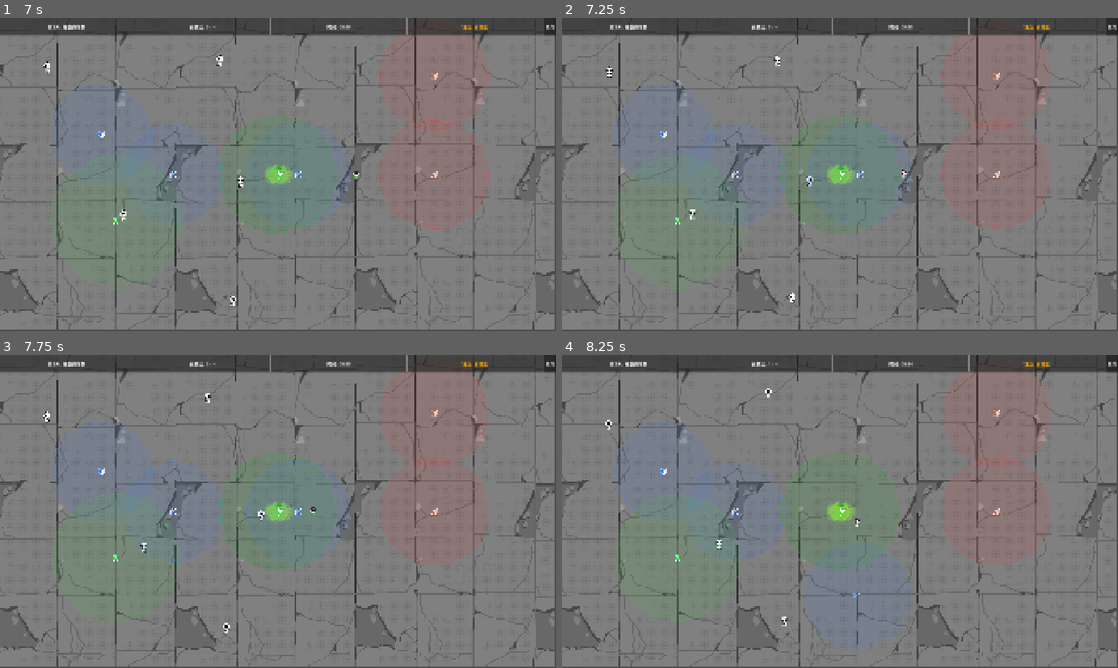
Above: before the commit, frames 1-4 (two rows, left to right).
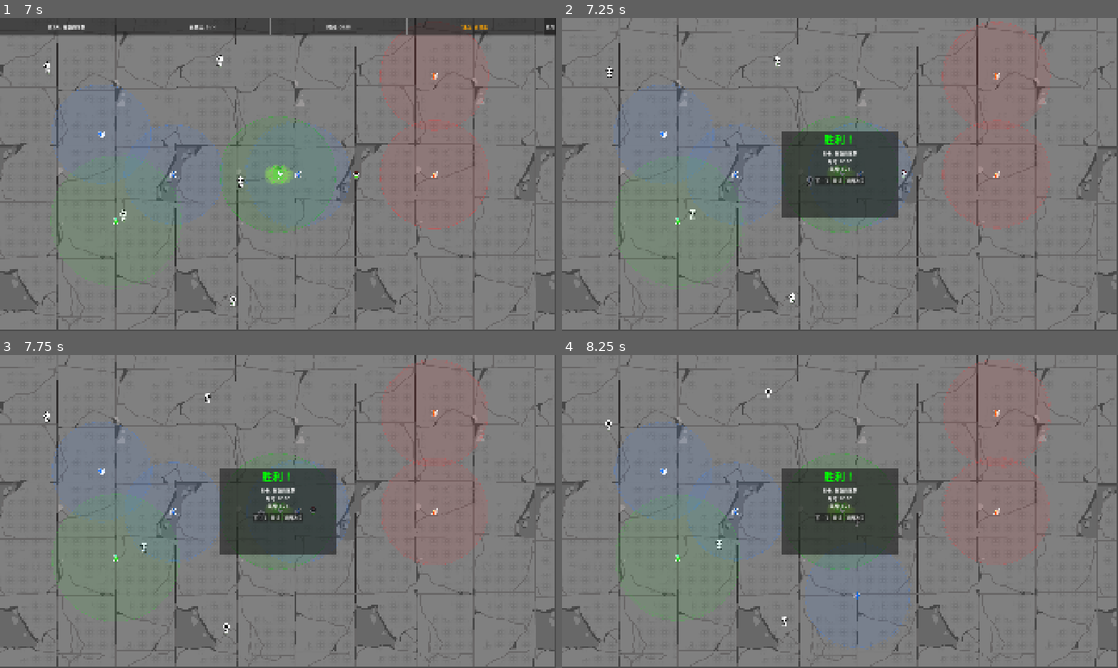
Above: after the commit, the same moments.

Repository: kunk70352-png/Safe-Anchor
Game: Godot game, scene res://src/main/main.tscn
Two runs of this game, one before a commit and one after it. Both use one fixed random seed, a clock stepped at 60 frames per second and the inputs below.
Inputs:
- Up to frame 1 (7 s): click "开始游戏" at 0.5 s; click "第1关: 初次救援 目标: 3人 | 时间: 60s" at 1.25 s; click "放弃" at 2 s; click "第2关: 分散的羊群 目标: 4人 | 时间: 60s" at 2.75 s; hold D (move_right) 3.53-4.28 s; tap Space (charge_throw) every 0.75 s from 3.6 to 6.6 s; hold S (move_down) 4.28-5.03 s; hold D (move_right) 5.03-5.78 s; hold W (move_up) 5.78-6.53 s; hold A (move_left) from 6.53 s (still down)
- Up to frame 2 (7.25 s): keep holding A (move_left); tap K (debug_skip, bound only after the commit) at 7.15 s
- Up to frame 3 (7.75 s): keep holding A (move_left); tap Space (charge_throw) at 7.35 s
- Up to frame 4 (8.25 s): release A (move_left) at 8.03 s; hold S (move_down) from 8.03 s (still down); tap Space (charge_throw) at 8.1 s

Frame 1 is identical in both runs. In frame 2, 11% of the frame differs, in the area x 0-100%, y 0-64%; in frame 3, 11%; in frame 4, 11%.

Commit message:
K键调试跳过当前关卡

Diff:
--- a/project.godot
+++ b/project.godot
@@ -53,6 +53,11 @@
 "events": [Object(InputEventKey,"resource_local_to_scene":false,"resource_name":"","device":-1,"window_id":0,"alt_press …(191 unchanged characters)…
 ]
 }
+debug_skip={
+"deadzone": 0.5,
+"events": [Object(InputEventKey,"resource_local_to_scene":false,"resource_name":"","device":-1,"window_id":0,"alt_pressed":false,"shift_pressed":false,"ctrl_pressed":false,"meta_pressed":false,"pressed":false,"keycode":0,"physical_keycode":75,"key_label":0,"unicode":107,"location":0,"echo":false,"script":null)
+]
+}
 
 [layer_names]
 
--- a/src/main/main.gd
+++ b/src/main/main.gd
@@ -18,6 +18,25 @@
 	_load_levels()
 	_connect_signals()
 	_show_title()
+
+
+func _input(event: InputEvent) -> void:
+	if event.is_action_pressed("debug_skip"):
+		_debug_complete_level()
+
+
+func _debug_complete_level() -> void:
+	if not GameManager.is_level_active:
+		return
+	var stats := {
+		"level": GameManager.current_level_data.level_number,
+		"level_name": GameManager.current_level_data.level_name,
+		"time_elapsed": 0.0,
+		"time_limit": GameManager.current_level_data.time_limit,
+		"rescued": GameManager.current_level_data.target_rescued,
+		"target": GameManager.current_level_data.target_rescued,
+	}
+	GameManager.level_completed.emit(stats)
 
 
 func _show_title() -> void:
Not shown, added: src/ui/completion_screen.gd.uid
Not shown: 1 places in src/ui/completion_screen.tscn that only renumber resources
